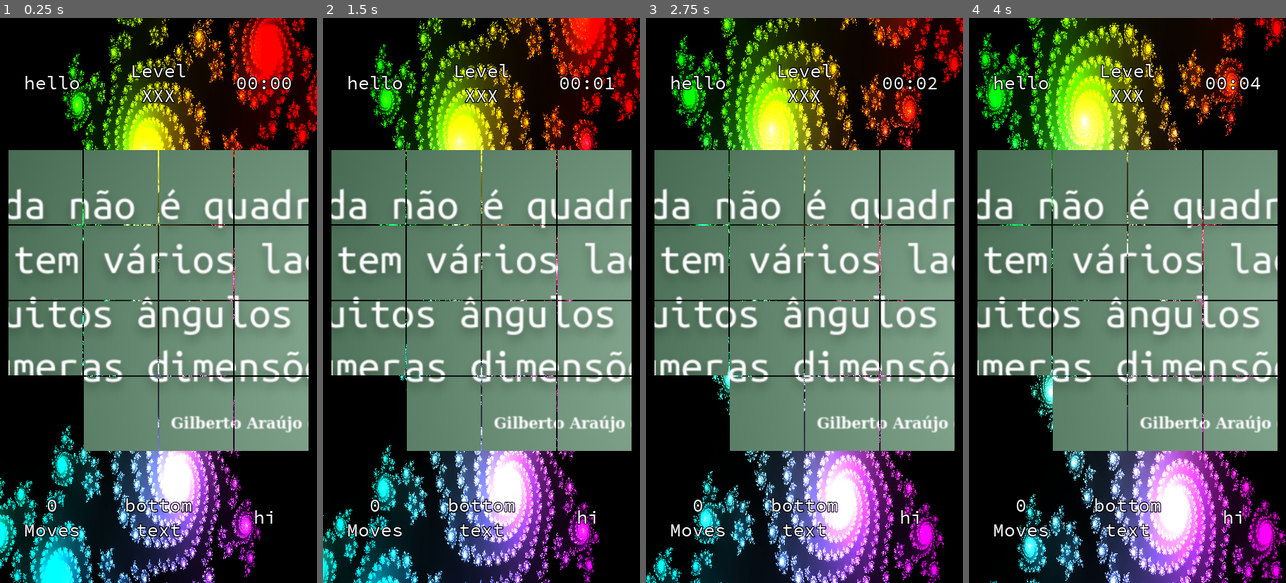
Above: before the commit, frames 1-4 (left to right).
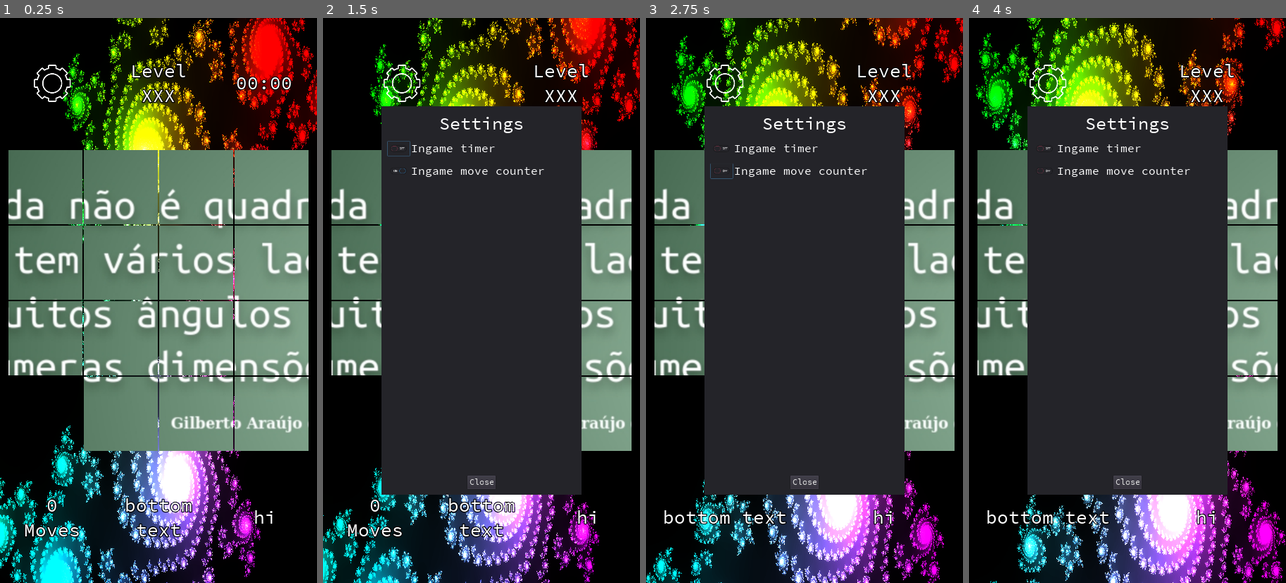
Above: after the commit, the same moments.

Repository: rilifon/nomecomcopyright
Game: Godot game, scene res://Game/GameScreen.tscn
Same seed, same stepped clock (60 frames per second), same inputs: the game is played once before the commit and once after it. The engine's default icon, where the game draws it, is replaced by a stand-in: a white triangle on a blue panel in a dark square.
Inputs (mouse positions are in pixels of both pictures, inside the frame that each line leads up to):
- Up to frame 1 (0.25 s): no input
- Up to frame 2 (1.5 s): click (373, 85) at 0.52 s; click (399, 147) at 1.27 s
- Up to frame 3 (2.75 s): click (722, 170) at 2.02 s
- Up to frame 4 (4 s): tap Enter at 2.75 s; move the mouse to (1197, 272) at 2.77 s; hold Right (move_piece_right) 2.78-3.53 s; move the mouse to (1064, 328) at 3.52 s; hold Down (move_piece_down) from 3.53 s (still down)

The runs differ from the first frame. In frame 1, 0.3% of the frame differs, in the area x 8-26%, y 8-15%; in frame 2, 44%; in frame 3, 45%; in frame 4, 45%, in the area x 5-92%, y 7-92%.

Commit message:
✨ Add ingame menu to change some settings. TODO: - Make timer stop on menu ?

Diff:
--- a/project/Game/GameScreen.gd
+++ b/project/Game/GameScreen.gd
@@ -2,19 +2,25 @@
 
 export(NodePath) onready var slider_board = self.get_node(slider_board) as Control
 export(NodePath) onready var moves_label = self.get_node(moves_label) as Label
-export(NodePath) onready var time_label = self.get_node(time_label) as Label
+export(NodePath) onready var timer_label = self.get_node(timer_label) as Label
+export(NodePath) onready var ingame_settings = self.get_node(ingame_settings) as Control
 
 var start_time : int
 var ellapsed_time : int = 0
 
+var show_moves : bool = true setget set_show_moves
+var show_timer : bool = true setget set_show_timer
+
 func _ready():
+	ingame_settings.connect("set_timer_visibility", self, "set_show_timer")
+	ingame_settings.connect("set_moves_visibility", self, "set_show_moves")
 	start_time = OS.get_unix_time()
 
 
 func _process(_delta):
 	moves_label.text = str(slider_board.moves) + "\nMoves";
 	ellapsed_time = OS.get_unix_time() - start_time
-	time_label.text = format_time(ellapsed_time)
+	timer_label.text = format_time(ellapsed_time)
 
 
 func format_time(ellapsed_seconds : int) -> String:
@@ -30,3 +36,17 @@
 		result += "0"
 	result += str(seconds)
 	return result
+
+
+func set_show_moves(val : bool):
+	show_moves = val
+	moves_label.visible = val
+
+
+func set_show_timer(val : bool):
+	show_timer = val;
+	timer_label.visible = val;
+
+
+func _on_SettingsButton_pressed():
+	ingame_settings.show()
--- a/project/Game/GameScreen.tscn
+++ b/project/Game/GameScreen.tscn
@@ -1,9 +1,11 @@
-[gd_scene load_steps=6 format=2]
+[gd_scene load_steps=8 format=2]
 
 [ext_resource path="res://Assets/Sauce Code Pro Nerd Font Complete Mono.ttf" type="DynamicFontData" id=1]
 [ext_resource path="res://Game/SliderBoard.tscn" type="PackedScene" id=2]
 [ext_resource path="res://Game/GameScreen.gd" type="Script" id=3]
 [ext_resource path="res://Game/Background.tscn" type="PackedScene" id=4]
+[ext_resource path="res://Assets/settings-960.svg" type="Texture" id=5]
+[ext_resource path="res://Game/IngameSettings.tscn" type="PackedScene" id=7]
 
 [sub_resource type="DynamicFont" id=1]
 size = 63
@@ -20,7 +22,8 @@
 }
 slider_board = NodePath("VBoxContainer/SliderBoard")
 moves_label = NodePath("VBoxContainer/BottomText/Moves")
-time_label = NodePath("VBoxContainer/Headers/Time")
+timer_label = NodePath("VBoxContainer/Headers/Timer")
+ingame_settings = NodePath("IngameSettings")
 
 [node name="Background" parent="." instance=ExtResource( 4 )]
 
@@ -39,16 +42,20 @@
 size_flags_horizontal = 3
 size_flags_vertical = 3
 
-[node name="Label" type="Label" parent="VBoxContainer/Headers"]
+[node name="CenterContainer" type="CenterContainer" parent="VBoxContainer/Headers"]
 margin_right = 357.0
 margin_bottom = 444.0
 size_flags_horizontal = 3
 size_flags_vertical = 3
-custom_fonts/font = SubResource( 1 )
-text = "hello"
-align = 1
-valign = 1
-autowrap = true
+
+[node name="SettingsButton" type="TextureButton" parent="VBoxContainer/Headers/CenterContainer"]
+margin_left = 114.0
+margin_top = 158.0
+margin_right = 242.0
+margin_bottom = 286.0
+size_flags_horizontal = 3
+size_flags_vertical = 3
+texture_normal = ExtResource( 5 )
 
 [node name="Level" type="Label" parent="VBoxContainer/Headers"]
 margin_left = 361.0
@@ -63,7 +70,7 @@
 valign = 1
 autowrap = true
 
-[node name="Time" type="Label" parent="VBoxContainer/Headers"]
+[node name="Timer" type="Label" parent="VBoxContainer/Headers"]
 margin_left = 722.0
 margin_right = 1080.0
 margin_bottom = 444.0
@@ -121,3 +128,8 @@
 align = 1
 valign = 1
 autowrap = true
+
+[node name="IngameSettings" parent="." instance=ExtResource( 7 )]
+visible = false
+
+[connection signal="pressed" from="VBoxContainer/Headers/CenterContainer/SettingsButton" to="." method="_on_SettingsButton_pressed"]
--- /dev/null
+++ b/project/Game/IngameSettings.gd
@@ -0,0 +1,22 @@
+extends Panel
+
+signal set_timer_visibility(val);
+signal set_moves_visibility(val);
+
+
+func _ready():
+	pass
+
+
+func _on_TimerToggle_toggled(button_pressed):
+	print("button pressed")
+	emit_signal("set_timer_visibility", button_pressed)
+
+
+func _on_MovesToggle_toggled(button_pressed):
+	print("button pressed")
+	emit_signal("set_moves_visibility", button_pressed)
+
+
+func _on_Close_pressed():
+	hide()
--- /dev/null
+++ b/project/Game/IngameSettings.tscn
@@ -0,0 +1,109 @@
+[gd_scene load_steps=7 format=2]
+
+[ext_resource path="res://Assets/Sauce Code Pro Nerd Font Complete Mono.ttf" type="DynamicFontData" id=1]
+[ext_resource path="res://Game/IngameSettings.gd" type="Script" id=2]
+
+[sub_resource type="DynamicFont" id=1]
+size = 60
+font_data = ExtResource( 1 )
+
+[sub_resource type="DynamicFont" id=2]
+size = 40
+font_data = ExtResource( 1 )
+
+[sub_resource type="DynamicFont" id=3]
+size = 40
+font_data = ExtResource( 1 )
+
+[sub_resource type="DynamicFont" id=4]
+size = 30
+font_data = ExtResource( 1 )
+
+[node name="IngameSettings" type="Panel"]
+anchor_right = 1.0
+anchor_bottom = 1.0
+margin_left = 200.0
+margin_top = 300.0
+margin_right = -200.0
+margin_bottom = -300.0
+size_flags_horizontal = 3
+size_flags_vertical = 3
+script = ExtResource( 2 )
+__meta__ = {
+"_edit_use_anchors_": false
+}
+
+[node name="VBoxContainer" type="VBoxContainer" parent="."]
+anchor_right = 1.0
+anchor_bottom = 1.0
+margin_left = 20.0
+margin_top = 20.0
+margin_right = -20.0
+margin_bottom = -20.0
+size_flags_horizontal = 3
+size_flags_vertical = 3
+custom_constants/separation = 23
+__meta__ = {
+"_edit_use_anchors_": false
+}
+
+[node name="SettingsLabel" type="Label" parent="VBoxContainer"]
+margin_right = 640.0
+margin_bottom = 77.0
+custom_fonts/font = SubResource( 1 )
+text = "Settings"
+align = 1
+
+[node name="VBoxContainer" type="VBoxContainer" parent="VBoxContainer"]
+margin_top = 100.0
+margin_right = 640.0
+margin_bottom = 1212.0
+size_flags_horizontal = 3
+size_flags_vertical = 3
+custom_constants/separation = 26
+
+[node name="TimerSetting" type="HBoxContainer" parent="VBoxContainer/VBoxContainer"]
+margin_right = 640.0
+margin_bottom = 51.0
+
+[node name="TimerToggle" type="CheckButton" parent="VBoxContainer/VBoxContainer/TimerSetting"]
+margin_right = 76.0
+margin_bottom = 51.0
+pressed = true
+
+[node name="Label" type="Label" parent="VBoxContainer/VBoxContainer/TimerSetting"]
+margin_left = 80.0
+margin_right = 368.0
+margin_bottom = 51.0
+custom_fonts/font = SubResource( 2 )
+text = "Ingame timer"
+
+[node name="MovesSetting" type="HBoxContainer" parent="VBoxContainer/VBoxContainer"]
+margin_top = 77.0
+margin_right = 640.0
+margin_bottom = 128.0
+
+[node name="MovesToggle" type="CheckButton" parent="VBoxContainer/VBoxContainer/MovesSetting"]
+margin_right = 76.0
+margin_bottom = 51.0
+pressed = true
+
+[node name="Label" type="Label" parent="VBoxContainer/VBoxContainer/MovesSetting"]
+margin_left = 80.0
+margin_right = 536.0
+margin_bottom = 51.0
+custom_fonts/font = SubResource( 3 )
+text = "Ingame move counter"
+
+[node name="Close" type="Button" parent="VBoxContainer"]
+margin_left = 269.0
+margin_top = 1235.0
+margin_right = 371.0
+margin_bottom = 1280.0
+size_flags_horizontal = 4
+custom_fonts/font = SubResource( 4 )
+text = "Close"
+
+[connection signal="toggled" from="VBoxContainer/VBoxContainer/TimerSetting/TimerToggle" to="." method="_on_TimerToggle_toggled"]
+[connection signal="toggled" from="VBoxContainer/VBoxContainer/MovesSetting/MovesToggle" to="." method="_on_MovesToggle_toggled"]
+[connection signal="pressed" from="VBoxContainer/Close" to="." method="_on_Close_pressed"]
